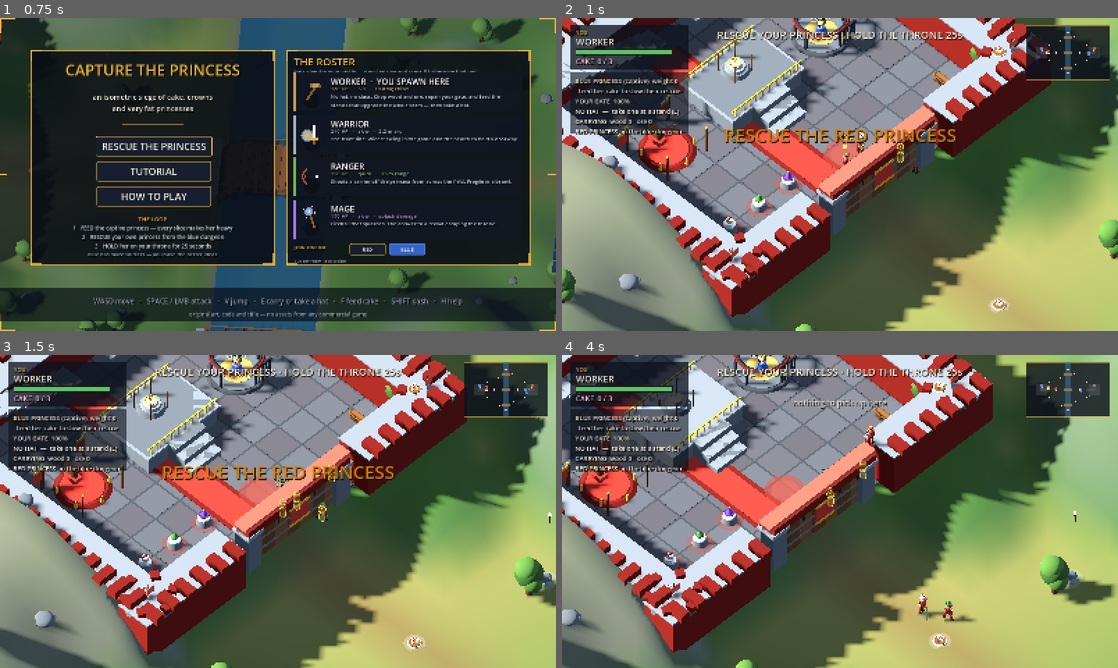
Above: before the commit, frames 1-4 (two rows, left to right).
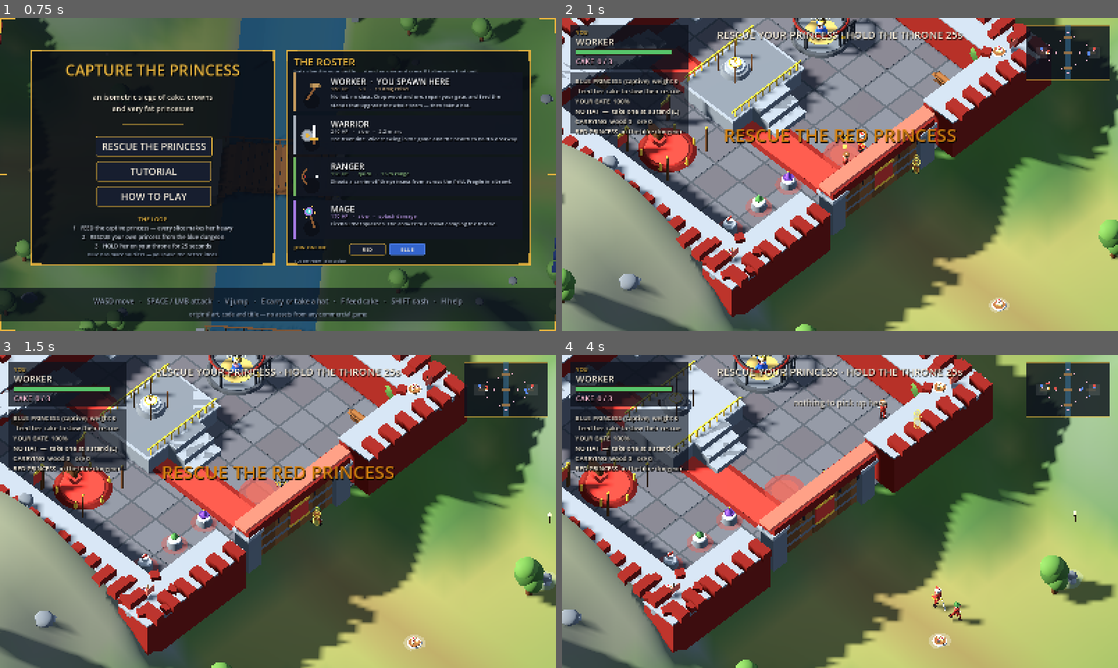
Above: after the commit, the same moments.

Repository: malahub/capture-the-princess
Game: Godot game, scene res://main.tscn
The game is run twice, just before and just after one commit, with the same random seed, the same clock (stepped at 60 frames per second) and the same inputs.
Inputs (mouse positions are in pixels of both pictures, inside the frame that each line leads up to):
- Up to frame 1 (0.75 s): tap E (act) at 0.5, 0.6 s; move the mouse to (400, 158) at 0.52 s; hold D (move_right) from 0.53 s (still down); click (400, 158) at 0.67 s
- Up to frame 2 (1 s): keep holding D (move_right); tap V (jump) at 0.77 s; tap Enter at 0.8 s
- Up to frame 3 (1.5 s): move the mouse to (166, 527) at 1.27 s; release D (move_right) at 1.28 s; hold S (move_down) from 1.28 s (still down); tap Enter at 1.35 s
- Up to frame 4 (4 s): tap V (jump) at 1.52, 3.02, 3.77 s; tap Keypad Enter at 1.55, 2.1 s; move the mouse to (895, 442) at 2.02 s; release S (move_down) at 2.03 s; hold D (move_right) 2.03-2.78 s; tap T at 2.3, 2.85 s; move the mouse to (812, 574) at 2.77 s; hold W (move_up) 2.78-3.53 s; click (812, 574) at 2.92 s; tap E (act) at 3.05, 3.6 s; move the mouse to (1006, 558) at 3.52 s; hold A (move_left) from 3.53 s (still down); tap Enter at 3.8 s

Frame 1 is identical in both runs. In frame 2, 0.2% of the frame differs, in the area x 53-65%, y 36-50%; in frame 3, 0.3%; in frame 4, 1.0%, in the area x 47-96%, y 8-87%.

Commit message:
Perf: nav link bitmask, one-time grid build, replan budget, cheaper occlusion; F3 fps readout

Diff:
--- a/scripts/build.gd
+++ b/scripts/build.gd
@@ -665,10 +665,10 @@
 			Core.cyl(marker, 0.02, 0.28, 0.40, Vector3(0, 0.1, 0), Core.PURPLE, Vector3.ZERO, 8)
 		_:
 			Core.cyl(marker, 0.26, 0.28, 0.10, Vector3.ZERO, Core.WOOD, Vector3.ZERO, 8)
-	var tag := Core.label3d(n, "P", Vector3(0, 2.35, 0), 40, col.lightened(0.35))
+	var tag := Core.label3d(n, "P", Vector3(0, 2.35, 0), 34, col.lightened(0.35))
 	tag.name = "Tag"
 	tag.billboard = BaseMaterial3D.BILLBOARD_ENABLED
-	tag.no_depth_test = true
+	tag.visible = false          # shown only for near peers, by Net
 	return n
 
 
--- a/scripts/game.gd
+++ b/scripts/game.gd
@@ -95,6 +95,11 @@
 var keyflow := false
 var shottest := false
 var pathaudit := false
+var perf := false
+var perf_acc := {}
+var perf_frames := 0
+var perf_frame_us := 0
+var perf_max_us := 0
 var fire_at_frame := -1
 var fire_shot: Dictionary = {}
 var showsil := false
@@ -119,6 +124,9 @@
 	Bld.scatter(world)
 	castles[0] = Bld.castle(world, 0, solids)
 	castles[1] = Bld.castle(world, 1, solids)
+	# the map never changes between matches, so the grid is built once here
+	# rather than at every kickoff (it costs ~0.6 s)
+	Nav.build(solids)
 	_make_camera()
 	_make_ui()
 	_make_audio()
@@ -1115,6 +1123,8 @@
 			input_debug = true
 		elif a == "--showsil":
 			showsil = true
+		elif a == "--perf":
+			perf = true
 		elif a == "--pathaudit":
 			pathaudit = true
 		elif a == "--shottest":
@@ -1314,7 +1324,8 @@
 			place(r, castles[0]["spawn"] + Vector3(float(i) * 1.8, 0, -1.4 - float(i) * 0.6))
 			r.brain = ally_brains[i]
 			units.append(r)
-	Nav.build(solids)
+	if not Nav.built:
+		Nav.build(solids)
 	cam_focus = player.pos
 	camera.size = zoom
 	ui.ui_guard = 0.5
@@ -1460,6 +1471,7 @@
 
 # ================================================================ loop
 func _process(dt: float) -> void:
+	var frame_t0 := Time.get_ticks_usec() if perf else 0
 	frame_count += 1
 	if demo == "shots" and frame_count == 20:
 		for u: Unit in units:
@@ -1505,6 +1517,17 @@
 
 	if state == S_PLAY or state == S_TUTORIAL:
 		_step(dt)
+		if perf:
+			var us := Time.get_ticks_usec() - frame_t0
+			perf_frame_us += us
+			perf_max_us = maxi(perf_max_us, us)
+			if us > 30000:
+				var parts := []
+				for k in perf_frame_labels.keys():
+					parts.append("%s=%.1f" % [k, float(perf_frame_labels[k]) / 1000.0])
+				print("[HF] SPIKE frame=%d %.1f ms  %s" % [frame_count, float(us) / 1000.0, " ".join(parts)])
+			if perf_frames >= 600:
+				_perf_report()
 	elif state == S_MENU:
 		for u: Unit in units:
 			if is_instance_valid(u) and u.alive:
@@ -1534,6 +1557,39 @@
 		blue_princess.update_princess(dt)
 
 
+## Profiler: every block in _step records how long it took, and the run prints a
+## mean-ms-per-frame table. Cheap enough to leave in (it is a no-op unless --perf).
+var perf_frame_labels := {}
+var nav_budget := 2          # A* searches allowed per frame: one long path is
+                             # ~4 ms, so ten of them at once was a 50 ms hitch
+
+
+func _pt(label: String, since: int) -> int:
+	if not perf:
+		return 0
+	var now := Time.get_ticks_usec()
+	var d := now - since
+	perf_acc[label] = float(perf_acc.get(label, 0.0)) + float(d)
+	perf_frame_labels[label] = float(perf_frame_labels.get(label, 0.0)) + float(d)
+	return now
+
+
+func _perf_report() -> void:
+	if not perf or perf_frames == 0:
+		return
+	var rows := []
+	for k in perf_acc.keys():
+		rows.append([String(k), float(perf_acc[k]) / float(perf_frames) / 1000.0])
+	rows.sort_custom(func(a, b): return a[1] > b[1])
+	var total := float(perf_frame_us) / float(perf_frames) / 1000.0
+	print("[HF] PERF frames=%d  frame mean=%.2f ms  worst=%.2f ms  (~%.0f fps)" % [
+		perf_frames, total, float(perf_max_us) / 1000.0, 1000.0 / maxf(total, 0.01)])
+	for r in rows:
+		if r[1] >= 0.01:
+			print("[HF]   %-22s %6.2f ms  %5.1f%%" % [r[0], r[1], 100.0 * r[1] / maxf(total, 0.01)])
+	get_tree().quit()
+
+
 func _step(dt: float) -> void:
 	if demo == "world":
 		return
@@ -1542,24 +1598,37 @@
 		_update_projectiles(dt)
 		_update_fx(dt)
 		return
+	perf_frame_labels.clear()
+	nav_budget = 2
 	match_time += dt
+	var t := Time.get_ticks_usec() if perf else 0
 	_handle_player(dt)
+	t = _pt("player", t)
 	_update_ai(dt)
+	t = _pt("ai_think", t)
 	for u: Unit in units:
 		if not is_instance_valid(u) or not u.alive:
 			continue
 		if u == player:
 			continue
+		var t2 := Time.get_ticks_usec() if perf else 0
 		var dir := _ai_dir(u, dt)
+		t2 = _pt("  ai_nav", t2)
 		var aim := u.target_unit.pos if (u.target_unit != null and is_instance_valid(u.target_unit)) else u.waypoint
 		u.update_unit(dt, dir, aim)
 		_auto_attack(u, aim)
+		_pt("  unit_update", t2)
+	t = _pt("units_total", t)
 	separate_units()
+	t = _pt("separate", t)
 	_update_home_heal(dt)
 	_update_carry_helpers()
+	t = _pt("helpers", t)
 	_update_projectiles(dt)
+	t = _pt("projectiles", t)
 	_update_throws(dt)
 	_update_gates(dt)
+	t = _pt("gates", t)
 	_update_stations(dt)
 	_update_keys(dt)
 	_update_resources(dt)
@@ -1567,7 +1636,9 @@
 	_update_cakes(dt)
 	_update_respawns(dt)
 	_update_dropped_hats(dt)
+	t = _pt("world_systems", t)
 	_update_silhouettes(dt)
+	t = _pt("silhouettes", t)
 	_maybe_fire_demo()
 	_update_interaction_label()
 	if state == S_TUTORIAL:
@@ -1576,6 +1647,7 @@
 		_update_sudden_death()
 		_update_holds(dt)
 	_check_end()
+	perf_frames += 1
 
 
 func _handle_player(dt: float) -> void:
@@ -2998,14 +3070,27 @@
 	u.path_t -= dt
 	# replan when the path is empty, the goal moved, or the cooldown lapsed
 	var stale: bool = u.path.is_empty() or u.path_i >= u.path.size()
-	var moved: bool = u.path_goal.distance_to(goal) > 2.6
-	# the cooldown gates the replan: a chasing unit's goal moves every frame, and
-	# replanning on that alone stalls the whole match
-	if u.path_t <= 0.0 and (stale or moved):
-		u.path = Nav.find_path(u.pos, goal)
-		u.path_i = 0
-		u.path_goal = goal
-		u.path_t = 0.6 + randf() * 0.5      # stagger so 100 units don't replan together
+	var moved: bool = u.path_goal.distance_to(goal) > 4.0
+	var goal_cell: int = Nav.cell_of(goal)
+	# A chase moves its goal every frame, but if it is still in the same nav cell
+	# the path is still right: replanning on "moved" alone was the remaining cost.
+	var same_cell: bool = goal_cell == u.path_goal_cell and not u.path.is_empty() and u.path_i < u.path.size()
+	if u.path_t <= 0.0 and not same_cell and (stale or moved):
+		if nav_budget > 0:
+			nav_budget -= 1
+			u.path = Nav.find_path(u.pos, goal)
+			u.path_i = 0
+			u.path_goal = goal
+			u.path_goal_cell = goal_cell
+			# a failed search is expensive and won't improve next frame: wait longer
+			u.path_t = (1.2 + randf() * 0.8) if Nav.last_found else (2.5 + randf() * 1.5)
+			if perf and Nav.last_expansions > 1500:
+				print("[HF] NAV heavy: %d expansions found=%s" % [Nav.last_expansions, str(Nav.last_found)])
+		else:
+			# over budget this frame: keep walking the old path, try again shortly
+			u.path_t = 0.05 + randf() * 0.1
+			if u.path.is_empty():
+				return flat.normalized()
 		if u.path.is_empty() and not Nav.built:
 			return flat.normalized()        # nav unavailable: straight line fallback
 
@@ -3272,19 +3357,31 @@
 ## courtyard is hidden by the wall it stands behind.
 func _is_occluded(target: Vector3) -> bool:
 	var dir := cam_dir.normalized()
-	# 34 samples over 34 m is ~1 m apart: a 2.6 m wall can never slip between them
-	var steps := 34
 	var dist := 34.0
 	var start := target + dir * dist
-	for k in range(1, steps):
-		var t := float(k) / float(steps)
+	# terrain first, coarsely: hills are wide, walls are handled below
+	for k in range(1, 18):
+		var t := float(k) / 18.0
 		var p: Vector3 = start.lerp(target, t)
 		if Terrain.h(p.x, p.z) > p.y + 0.05:
 			return true
-		var flat := Vector2(p.x, p.z)
-		for s in solids:
-			var rr: Rect2 = s["r"]
-			if p.y < float(s["top"]) and rr.has_point(flat):
+	# solids: one pass over the rectangles that can touch this sight line. The
+	# old version looped every solid inside every sample: 34 x ~200 per unit,
+	# per check, twice per unit, twenty times a second.
+	var lo := Vector2(minf(start.x, target.x), minf(start.z, target.z))
+	var hi := Vector2(maxf(start.x, target.x), maxf(start.z, target.z))
+	var box := Rect2(lo, hi - lo)
+	for s in solids:
+		var rr: Rect2 = s["r"]
+		if not rr.intersects(box):
+			continue
+		var top: float = float(s["top"])
+		if top < target.y - 1.2:
+			continue
+		for i in 6:
+			var t2 := float(i) / 5.0
+			var p2: Vector3 = start.lerp(target, t2)
+			if p2.y < top and rr.has_point(Vector2(p2.x, p2.z)):
 				return true
 	return false
 
@@ -3303,7 +3400,7 @@
 
 func _update_silhouettes(dt: float) -> void:
 	occ_t += dt
-	if occ_t < 0.05:
+	if occ_t < 0.10:
 		return
 	occ_t = 0.0
 	for u: Unit in units:
@@ -3425,6 +3522,9 @@
 		else:
 			ui.help.visible = not ui.help.visible
 		return
+	if event is InputEventKey and event.pressed and not event.echo and event.physical_keycode == KEY_F3:
+		ui.fps_on = not ui.fps_on
+		return
 	if event is InputEventKey and event.pressed and not event.echo and event.physical_keycode == KEY_R:
 		cam_yaw_target = fposmod(cam_yaw_target + PI * 0.5, TAU)
 		ui.toast("camera turned")
--- a/scripts/nav.gd
+++ b/scripts/nav.gd
@@ -8,28 +8,16 @@
 ## grid once per match, and searches it with the same step rule the movement code
 ## uses, so a stair the unit can't climb is an edge that doesn't exist either.
 
-const CELL := 1.2
+const CELL := 1.4
 
 static var w := 0
 static var h := 0
 static var cells := PackedByteArray()      # 1 = walkable
+static var links := PackedByteArray()      # per cell: bitmask of legal directions
 static var heights := PackedFloat32Array() # surface height at the cell centre
 static var built := false
-
-
-static func _walkable(x: float, z: float, sol: Array) -> bool:
-	if absf(x) > Terrain.HALF_X - 1.0 or absf(z) > Terrain.HALF_Z - 1.0:
-		return false
-	if not Terrain.walkable(x, z):
-		return false
-	for s in sol:
-		var tag: String = String(s.get("tag", ""))
-		if tag.begins_with("gate"):
-			continue                     # the gate is a door: the path goes through it
-		var rr: Rect2 = s["r"]
-		if rr.has_point(Vector2(x, z)) and float(s["top"]) > Terrain.h(x, z) + 0.25:
-			return false
-	return true
+static var last_expansions := 0
+static var last_found := false
 
 
 static func build(sol: Array) -> void:
@@ -39,13 +27,63 @@
 	cells.resize(w * h)
 	heights = PackedFloat32Array()
 	heights.resize(w * h)
+
+	# 1. terrain only. One Terrain.h per cell, no solids in the loop.
 	for iz in h:
 		for ix in w:
 			var x := -Terrain.HALF_X + (float(ix) + 0.5) * CELL
 			var z := -Terrain.HALF_Z + (float(iz) + 0.5) * CELL
 			var i := iz * w + ix
 			heights[i] = Terrain.h(x, z)
-			cells[i] = 1 if _walkable(x, z, sol) else 0
+			cells[i] = 1 if Terrain.walkable(x, z) else 0
+
+	# 2. rasterise the solids instead of asking every cell about every solid.
+	#    (The old way was cells x solids = ~2M rect tests and a 5 s freeze.)
+	for s in sol:
+		var tag: String = String(s.get("tag", ""))
+		if tag.begins_with("gate"):
+			continue                       # the gate is a door, not a wall
+		var rr: Rect2 = s["r"]
+		var top: float = float(s["top"])
+		var ix0: int = clampi(int((rr.position.x + Terrain.HALF_X) / CELL), 0, w - 1)
+		var ix1: int = clampi(int((rr.position.x + rr.size.x + Terrain.HALF_X) / CELL), 0, w - 1)
+		var iz0: int = clampi(int((rr.position.y + Terrain.HALF_Z) / CELL), 0, h - 1)
+		var iz1: int = clampi(int((rr.position.y + rr.size.y + Terrain.HALF_Z) / CELL), 0, h - 1)
+		for iz2 in range(iz0, iz1 + 1):
+			for ix2 in range(ix0, ix1 + 1):
+				var i2 := iz2 * w + ix2
+				var x2 := -Terrain.HALF_X + (float(ix2) + 0.5) * CELL
+				var z2 := -Terrain.HALF_Z + (float(iz2) + 0.5) * CELL
+				if rr.has_point(Vector2(x2, z2)) and top > heights[i2] + 0.25:
+					cells[i2] = 0
+
+	# 3. edges, with the leg sampled only where the height actually changes
+	links = PackedByteArray()
+	links.resize(w * h)
+	links.fill(0)
+	for iz in h:
+		for ix in w:
+			var i := iz * w + ix
+			if cells[i] != 1:
+				continue
+			var mask := 0
+			for dz: int in [-1, 0, 1]:
+				for dx: int in [-1, 0, 1]:
+					if dx == 0 and dz == 0:
+						continue
+					var nx: int = ix + dx
+					var nz: int = iz + dz
+					if nx < 0 or nz < 0 or nx >= w or nz >= h:
+						continue
+					var ni: int = nz * w + nx
+					if cells[ni] != 1:
+						continue
+					if dx != 0 and dz != 0:
+						if cells[iz * w + nx] != 1 or cells[nz * w + ix] != 1:
+							continue
+					if absf(heights[ni] - heights[i]) <= 0.35 or _leg_ok(centre(i), centre(ni)):
+						mask |= 1 << ((dz + 1) * 3 + (dx + 1))
+			links[i] = mask
 	built = true
 
 
@@ -89,12 +127,14 @@
 static func _step_ok(a: int, b: int) -> bool:
 	if cells[b] != 1:
 		return false
+	return true
+
+
+static func _leg_ok(pa: Vector3, pb: Vector3) -> bool:
 	# Sample the leg rather than comparing cell centres: a stair tread is
 	# shallower than a cell is wide, so centre-to-centre heights lie about it.
-	var pa := centre(a)
-	var pb := centre(b)
 	var dist := pa.distance_to(pb)
-	var steps := maxi(1, int(dist / 0.25))
+	var steps := maxi(1, int(dist / 0.5))
 	var prev := Terrain.h(pa.x, pa.z)
 	for i in range(1, steps + 1):
 		var t := float(i) / float(steps)
@@ -180,7 +220,7 @@
 	g[a] = 0.0
 	push.call(0.0, a)
 
-	while heap_i.size() > 0 and expanded < 9000:
+	while heap_i.size() > 0 and expanded < 2000:
 		var cur: int = pop.call()
 		expanded += 1
 		if cur == b:
@@ -204,10 +244,10 @@
 				if dx != 0 and dz != 0:
 					if cells[cz * w + nx] != 1 or cells[nz * w + cx] != 1:
 						continue
+				if (links[cur] & (1 << ((dz + 1) * 3 + (dx + 1)))) == 0:
+					continue
 				var cost: float = g[cur] + (1.4142 if (dx != 0 and dz != 0) else 1.0)
 				if cost >= g[ni]:
-					continue
-				if not _step_ok(cur, ni):
 					continue
 				g[ni] = cost
 				came[ni] = cur
@@ -216,6 +256,8 @@
 				var heur: float = float(maxi(hx, hz)) + 0.4142 * float(mini(hx, hz))
 				push.call(cost + heur, ni)
 
+	last_expansions = expanded
+	last_found = came[b] >= 0 or a == b
 	if came[b] < 0 and a != b:
 		return []
 
--- a/scripts/net.gd
+++ b/scripts/net.gd
@@ -193,6 +193,11 @@
 		var nxt := Vector3(lerpf(cur.x, t.x, k), Terrain.h(t.x, t.z), lerpf(cur.z, t.z, k))
 		n.position = nxt
 		n.rotation.y = lerp_angle(n.rotation.y, float(e["yaw"]), k)
+		# a hundred billboard labels is a hundred extra draws: only show the tag
+		# for peers you could actually read it on
+		var tag: Node = n.get_node_or_null("Tag")
+		if tag != null and game != null and game.player != null:
+			tag.visible = n.position.distance_to(game.player.position) < 26.0
 
 
 func _class_name(idx: int) -> String:
--- a/scripts/ui.gd
+++ b/scripts/ui.gd
@@ -507,6 +507,9 @@
 	hud.mouse_filter = Control.MOUSE_FILTER_IGNORE
 	root.add_child(hud)
 
+	fps_label = mk_label(hud, "", 15, Color(0.75, 0.95, 0.75), Vector2(24, 156), 320, 22)
+	fps_label.visible = false
+
 	# edge arrow for a key that is off screen
 	key_arrow = KeyArrow.new()
 	key_arrow.game = game
@@ -559,6 +562,12 @@
 func update_hud(d: Dictionary) -> void:
 	if not hud.visible:
 		return
+	if fps_on and fps_label != null:
+		fps_label.visible = true
+		fps_label.text = "FPS %d   ~%.1f ms   units %d" % [
+			Engine.get_frames_per_second(),
+			1000.0 / maxf(Engine.get_frames_per_second(), 1.0),
+			(game.units.size() if game != null else 0)]
 	if key_arrow != null:
 		key_arrow.queue_redraw()
 	if map_view != null:
@@ -766,6 +775,8 @@
 
 
 var key_arrow: KeyArrow = null
+var fps_label: Label = null
+var fps_on := false
 
 
 func show_hud() -> void:
--- a/scripts/unit.gd
+++ b/scripts/unit.gd
@@ -28,6 +28,7 @@
 var path_i := 0
 var path_goal := Vector3.ZERO
 var path_t := 0.0             # seconds until a replan is allowed
+var path_goal_cell := -1
 var vy := 0.0                 # vertical velocity while jumping
 var airborne := false
 var carrying: Princess = null
Not shown, changed: build/web/index.pck
